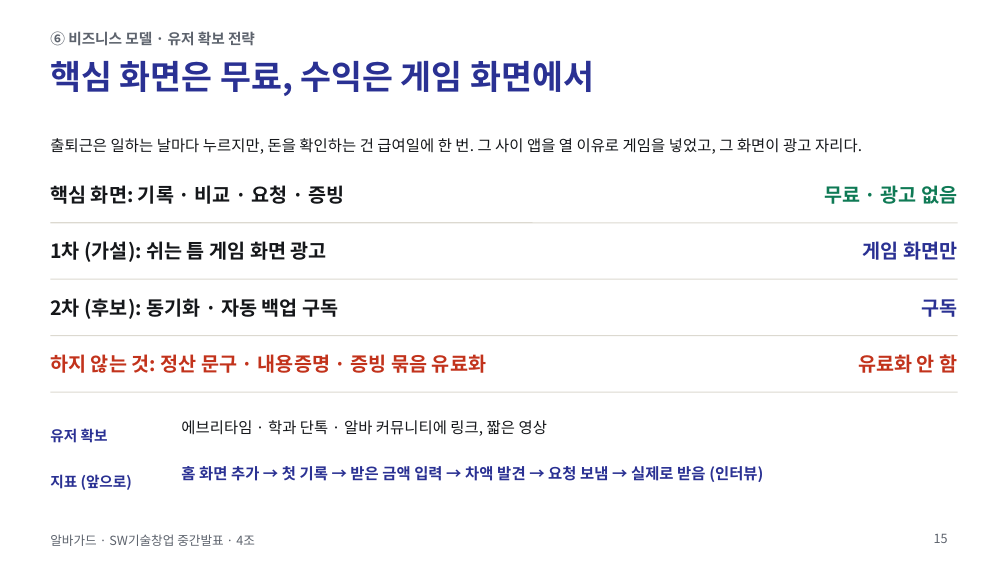
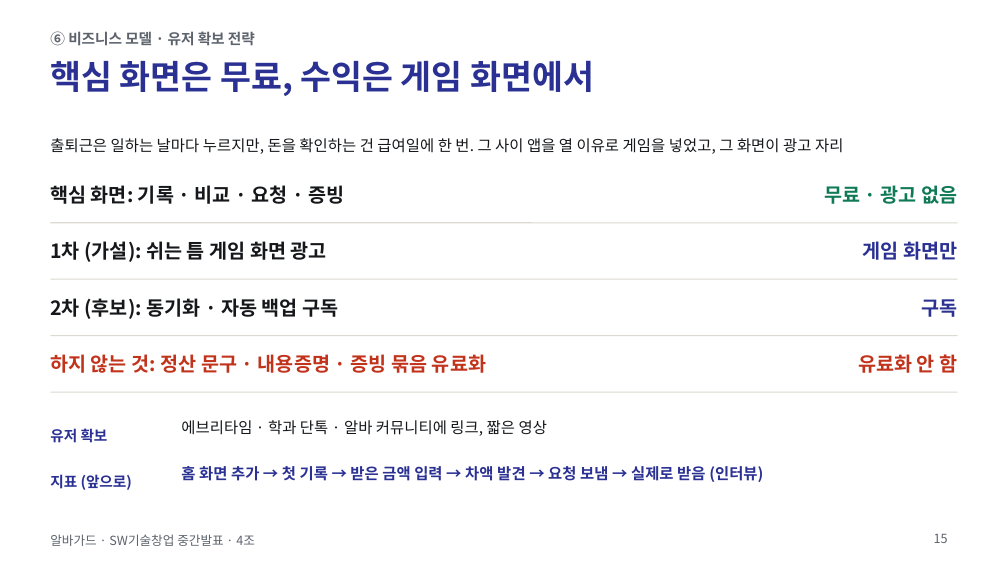
Before and after one commit to jihooni217/albaguard, a slide deck: slide 15 of docs/06_중간발표_PPT.pptx. Drawn at 1008x567 pixels with LibreOffice and Linux fonts; fonts in the diff are those of the drawing. Boxes give left, top, right and bottom in pixels: in the first picture for what was removed or moved away, otherwise in the second. Text is boxed around its words. In the diff, an @@ line names an element or a change of style, - is before the commit and + after.

```diff
--- a/docs/06_중간발표_PPT.pptx
+++ b/docs/06_중간발표_PPT.pptx
@@ text at [50,138,843,154]: text changed @@
-출퇴근은 일하는 날마다 누르지만, 돈을 확인하는 건 급여일에 한 번. 그 사이 앱을 열 이유로 게임을 넣었고, 그 화면이 광고 자리다.
+출퇴근은 일하는 날마다 누르지만, 돈을 확인하는 건 급여일에 한 번. 그 사이 앱을 열 이유로 게임을 넣었고, 그 화면이 광고 자리
```
Also in this commit, not shown: 13 other slides changed, 2 other files.
